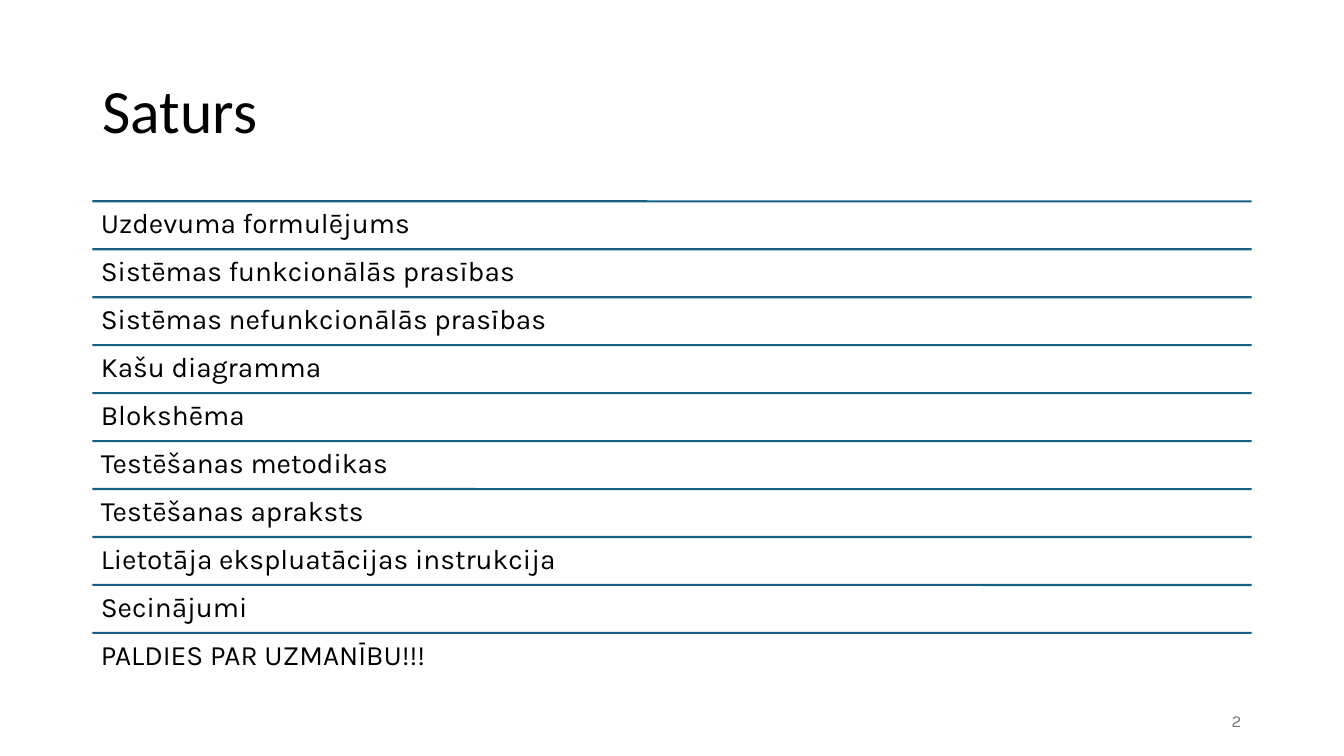
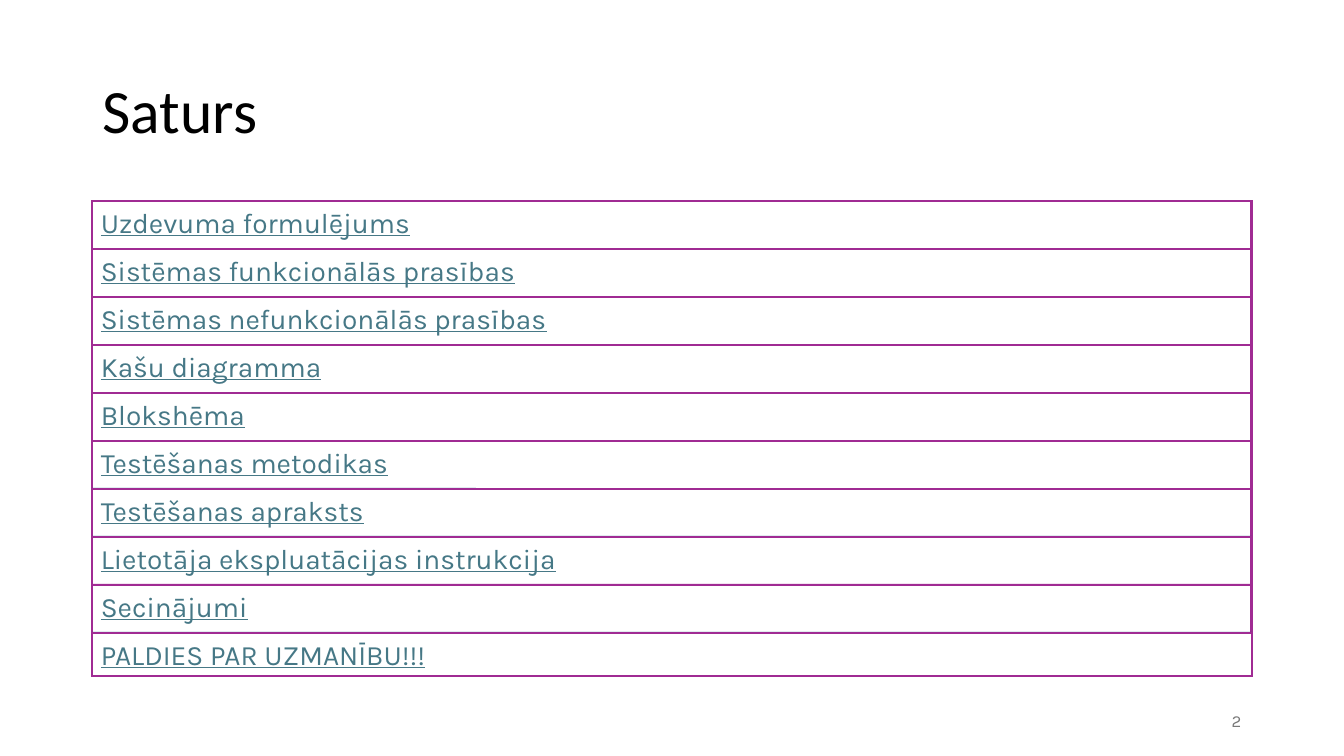
Before and after one commit to julianna964/PD_1_Artjomenko_2025, a slide deck: slide 2 of Projekta_Darbs_Julianna_Artjomenko_1.ppsx. Drawn at 1344x756 pixels with LibreOffice and Linux fonts; fonts in the diff are those of the drawing. Boxes give left, top, right and bottom in pixels: in the first picture for what was removed or moved away, otherwise in the second. Text is boxed around its words. In the diff, an @@ line names an element or a change of style, - is before the commit and + after.

```diff
--- a/Projekta_Darbs_Julianna_Artjomenko_1.ppsx
+++ b/Projekta_Darbs_Julianna_Artjomenko_1.ppsx
@@ line (93, 393) - (1252, 393): stroke #156082 1.5 pt to #A02B93 1.5 pt @@
@@ line (93, 585) - (1252, 585): stroke #156082 1.5 pt to #A02B93 1.5 pt @@
@@ group added at (93,202,1252,633): 9 rectangles @@
@@ text colour #000000 to #467886, underline on in 10 elements at (101,213,410,240), (101,261,515,288), (101,309,546,336), (101,356,322,384), (101,406,245,428), (101,452,388,476), (101,500,364,528), (101,550,555,576), (101,597,248,624), (101,642,425,668) @@
@@ rectangle added at (93,633,1252,677), outline #A02B93 1.5 pt @@
```
Also in this commit, not shown: 15 other slides changed.
